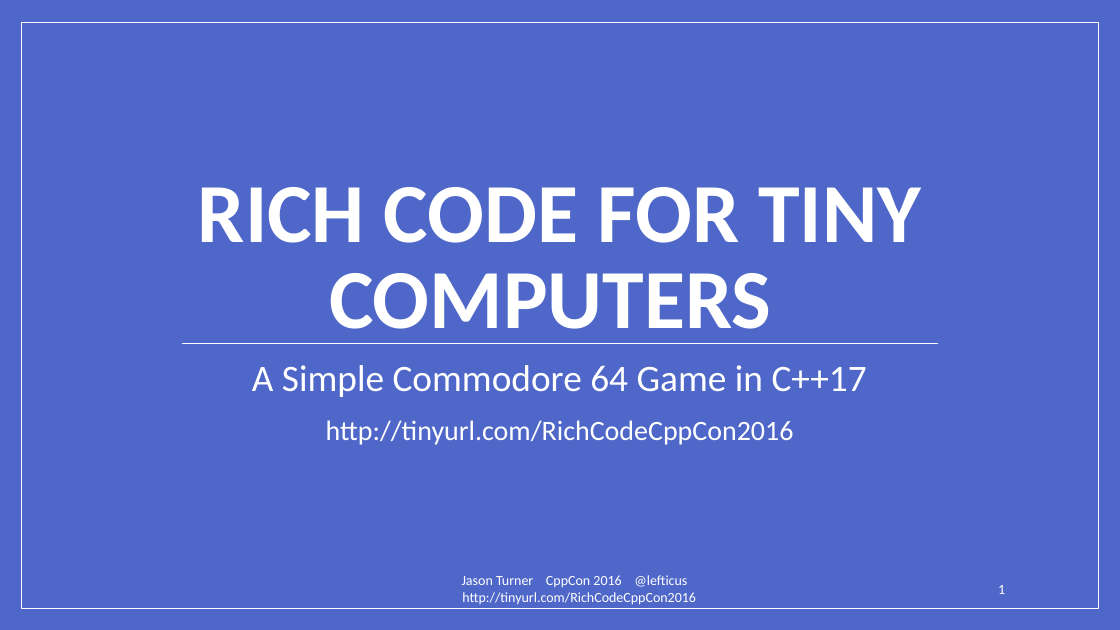
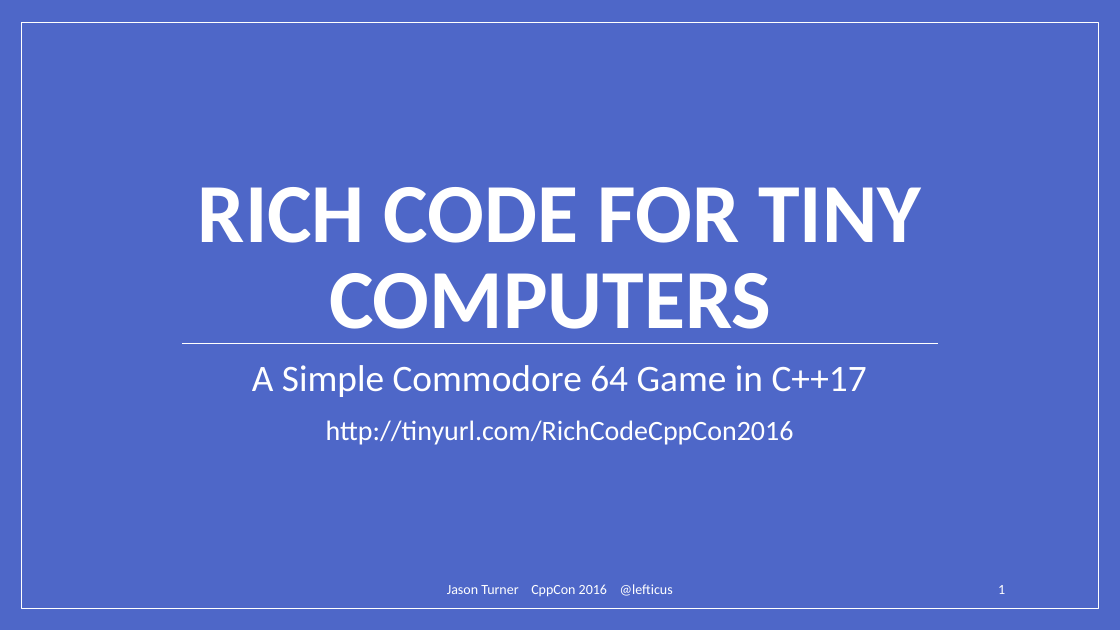
Before and after one commit to lefticus/presentations, a slide deck: slide 1 of RichCodeForTinyMachines/Rich Code For Tiny Computers.pptx. Drawn at 1120x630 pixels with LibreOffice and Linux fonts; fonts in the diff are those of the drawing. Boxes give left, top, right and bottom in pixels: in the first picture for what was removed or moved away, otherwise in the second. Text is boxed around its words. In the diff, an @@ line names an element or a change of style, - is before the commit and + after.

```diff
--- a/RichCodeForTinyMachines/Rich Code For Tiny Computers.pptx
+++ b/RichCodeForTinyMachines/Rich Code For Tiny Computers.pptx
@@ text at [447,584,673,597]: text changed @@
-Jason Turner CppCon 2016 @lefticus http://tinyurl.com/RichCodeCppCon2016
+Jason Turner CppCon 2016 @lefticus
```
Also in this commit, not shown: 64 other slides changed, 4 slides added, 4 slides removed.
